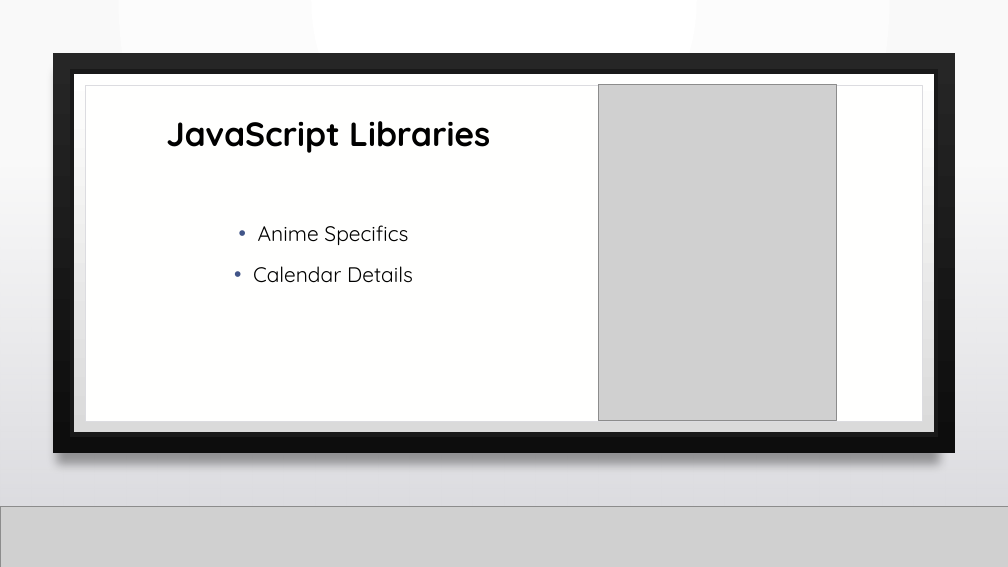
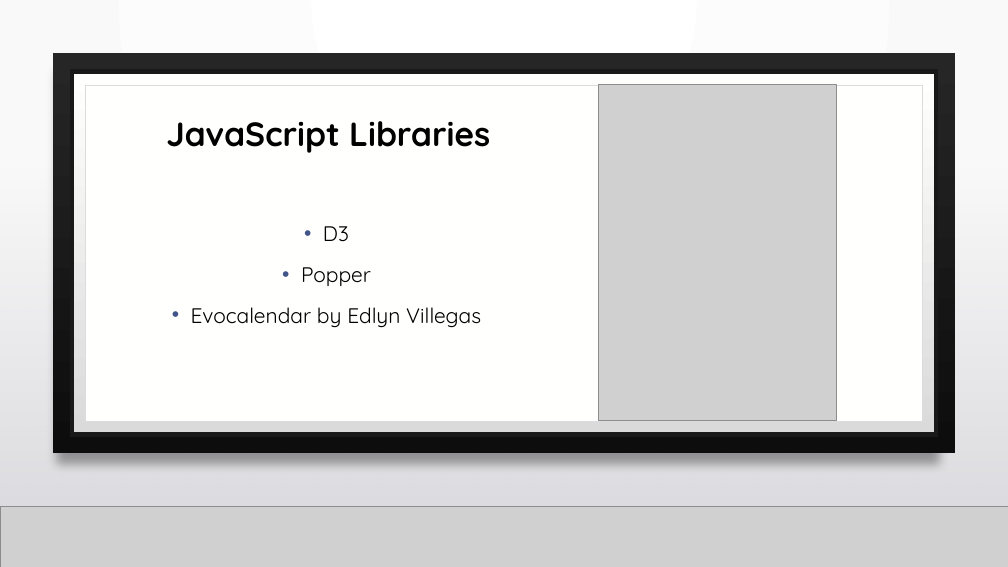
Before and after one commit to ravjolt/Disney-Challenge, a slide deck: slide 10 of Disney Challenge Presentation.pptx. Drawn at 1008x567 pixels with LibreOffice and Linux fonts; fonts in the diff are those of the drawing; grey boxes stand for pictures; background and template pictures are left out. Boxes give left, top, right and bottom in pixels: in the first picture for what was removed or moved away, otherwise in the second. Text is boxed around its words. In the diff, an @@ line names an element or a change of style, - is before the commit and + after.

```diff
--- a/Disney Challenge Presentation.pptx
+++ b/Disney Challenge Presentation.pptx
@@ text at [191,226,481,328]: text changed @@
-• Anime Specifics
-• Calendar Details
+• D3
+• Popper
+• Evocalendar by Edlyn Villegas
```
Also in this commit, not shown: 2 other slides changed, 1 slide removed.
